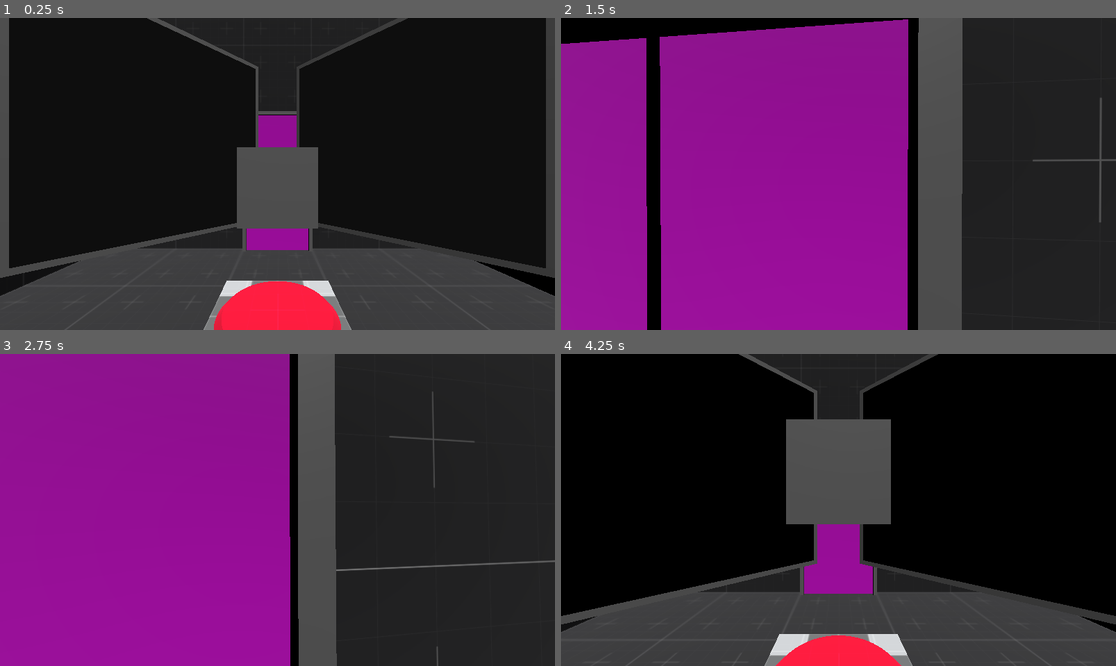
Above: before the commit, frames 1-4 (two rows, left to right).
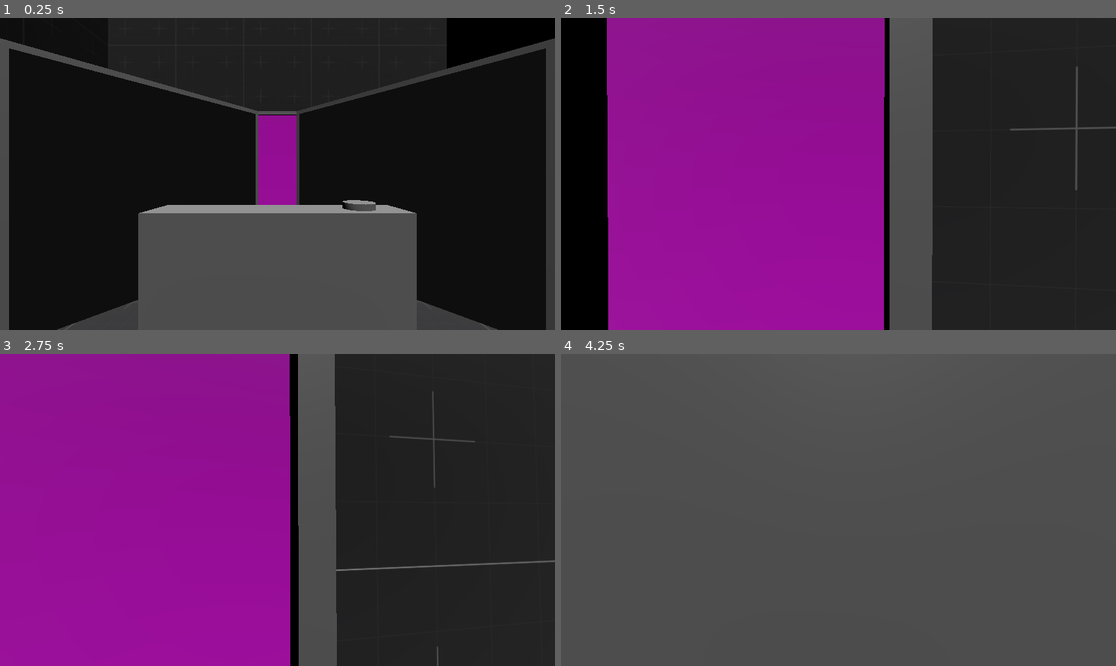
Above: after the commit, the same moments.

Repository: Wowe-Peanut/GetReal
Game: Godot game, scene res://test.tscn
The game is run twice, just before and just after one commit, with the same random seed, the same clock (stepped at 60 frames per second) and the same inputs.
Inputs (mouse positions are in pixels of both pictures, inside the frame that each line leads up to):
- Up to frame 1 (0.25 s): no input
- Up to frame 2 (1.5 s): tap Enter at 0.5 s; move the mouse to (866, 174) at 0.52 s; press the mouse at (866, 174) at 0.53 s; hold W (move_forward) from 0.53 s (still down); tap Space (jump) at 0.77 s; move the mouse to (810, 174) at 1.27 s; release the mouse at (810, 174) at 1.28 s; right-click (810, 174) at 1.35 s
- Up to frame 3 (2.75 s): keep holding W (move_forward); tap Space (jump) at 1.52 s; click (249, 510) at 1.55 s; tap R (reset) at 2 s; move the mouse to (288, 503) at 2.02 s; press the mouse at (288, 503) at 2.03 s
- Up to frame 4 (4.25 s): keep holding W (move_forward); tap R (reset) at 2.75, 4.15 s; move the mouse to (832, 516) at 2.77 s; release the mouse at (832, 516) at 2.78 s; tap Backspace at 2.85 s; tap Space (jump) at 3.02, 3.77 s; click (832, 516) at 3.05 s; move the mouse to (877, 513) at 3.52 s; press the mouse at (877, 513) at 3.53 s; tap Delete at 3.6 s

The runs differ from the first frame. In frame 1, 24% of the frame differs, in the area x 0-100%, y 0-100%; in frame 2, 24%; in frame 3, 0.1%; in frame 4, 73%.

Commit message:
camera functionality mostly finished

Diff:
--- a/button.gd
+++ b/button.gd
@@ -20,10 +20,10 @@
 
 func _on_body_entered(body):
 	if not body in bodies: bodies.append(body)
-	print("Entered: ", bodies)
 	modify_power()
+	print("Entered: ", bodies, powered)
 
 func _on_body_exited(body):
 	if body in bodies: bodies.erase(body)
-	print("Exited: ", bodies)
 	modify_power()
+	print("Exited: ", bodies, powered)
--- a/camera.gd
+++ b/camera.gd
@@ -33,11 +33,21 @@
 	proxies.append(proxy)
 	boxes_handled.append(original_box)
 
+
 func remove_proxy_boxes() -> void:
 	for proxy in proxies:
 		get_parent().remove_child(proxy)
 	proxies.clear()
 	boxes_handled.clear()
+
+
+func reset() -> bool:
+	if picture_taken:
+		picture_taken = false
+		display.visible = false
+		remove_proxy_boxes()
+		return true
+	return false
 
 
 func recursive_find_box_in_mirror(mirror_reflection) -> void:
@@ -52,13 +62,14 @@
 			recursive_find_box_in_mirror(mirror_reflection.recursive_reflection_connections[observed_object])
 
 
+func dropped() -> void:
+	reset()
+
+
 func take_picture() -> void:
-	if picture_taken:
-		picture_taken = false
-		display.visible = false
-		remove_proxy_boxes()
-		return
 
+
+	if reset(): return
 
 
 	for observed_object in observer.seen:
--- a/camera.tscn
+++ b/camera.tscn
@@ -58,12 +58,14 @@
 
 [node name="CSGCylinder3D" type="CSGCylinder3D" parent="Mesh"]
 transform = Transform3D(1, 0, 0, 0, -4.37114e-08, 1, 0, -1, -4.37114e-08, -0.05, 0, -0.09)
+layers = 2
 radius = 0.15
 height = 0.063
 sides = 16
 
 [node name="CSGCylinder3D2" type="CSGCylinder3D" parent="Mesh"]
 transform = Transform3D(1, 0, 0, 0, 1, 0, 0, 0, 1, 0.2, 0.2, 0)
+layers = 2
 radius = 0.04
 height = 0.031
 
--- a/hand.gd
+++ b/hand.gd
@@ -15,6 +15,7 @@
 	if held_object:
 		held_object.collision_layer = object_collision
 		held_object.freeze = false
+		if held_object.has_method("dropped"): held_object.dropped()
 		held_object = null
 	else:
 		if not object or not object.is_in_group("holdable"):
--- a/proxy_box.tscn
+++ b/proxy_box.tscn
@@ -8,7 +8,6 @@
 
 [sub_resource type="StandardMaterial3D" id="StandardMaterial3D_xt6rh"]
 transparency = 1
-albedo_color = Color(1, 1, 1, 0.121569)
 
 [node name="ProxyBox" type="RigidBody3D"]
 collision_layer = 32
@@ -20,6 +19,6 @@
 shape = SubResource("BoxShape3D_edgpf")
 
 [node name="Mesh" type="MeshInstance3D" parent="."]
-layers = 6
+layers = 4
 mesh = SubResource("BoxMesh_bxil8")
 surface_material_override/0 = SubResource("StandardMaterial3D_xt6rh")
--- a/test.tscn
+++ b/test.tscn
@@ -11,19 +11,20 @@
 [node name="LevelBase" parent="." instance=ExtResource("1_7328t")]
 
 [node name="Mirror" parent="LevelBase/Mirrors" index="0" instance=ExtResource("2_cv85l")]
-transform = Transform3D(0.707107, 0, 0.707107, 0, 1, 0, -0.707107, 0, 0.707107, -1, -1, -2)
+transform = Transform3D(0.707107, 2.51215e-15, 0.707107, 0, 1, -3.55271e-15, -0.707107, 2.51215e-15, 0.707107, -1, -1.6, -2)
 size = Vector2(2, 2)
 
 [node name="Mirror2" parent="LevelBase/Mirrors" index="1" instance=ExtResource("2_cv85l")]
-transform = Transform3D(0.707107, 0, -0.707107, 0, 1, 0, 0.707107, 0, 0.707107, 1, -1, -2)
+transform = Transform3D(0.707107, -2.51215e-15, -0.707107, 0, 1, -3.55271e-15, 0.707107, 2.51215e-15, 0.707107, 1, -1.6, -2)
 size = Vector2(2, 2)
 
 [node name="Camera" parent="LevelBase/Camera" index="0" instance=ExtResource("3_jw8fy")]
+transform = Transform3D(1, 0, 0, 0, 1, 0, 0, 0, 1, 0, -1.4, -0.5)
 
 [node name="Box" parent="LevelBase/Boxes" index="0" instance=ExtResource("2_nndio")]
-transform = Transform3D(1, 0, 0, 0, 1, 0, 0, 0, 1, 0, -1.2, -1.5)
+transform = Transform3D(1, 0, 0, 0, 1, 0, 0, 0, 1, 0, -2.2, -2)
 
 [node name="Button" parent="LevelBase/Puzzle Elements" index="1" instance=ExtResource("5_q0qv2")]
-transform = Transform3D(1, 0, 0, 0, 1, 0, 0, 0, 1, 0, -2.475, -1.5)
+transform = Transform3D(1, 0, 0, 0, 1, 0, 0, 0, 1, 0, -2.475, 1.5)
 
 [editable path="LevelBase"]
Not shown: 1 places in mirror_reflection.tscn that only renumber resources
Not shown, changed: kanban_tasks_data.kanban
